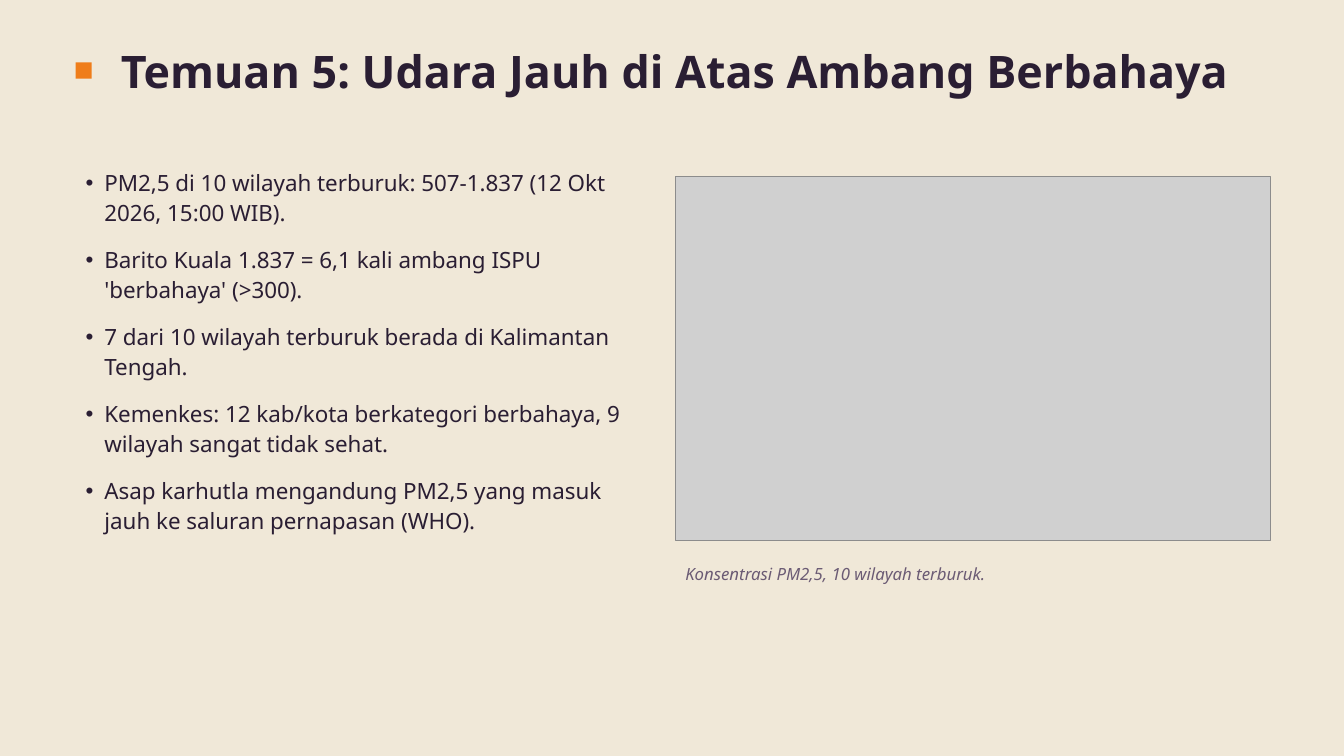
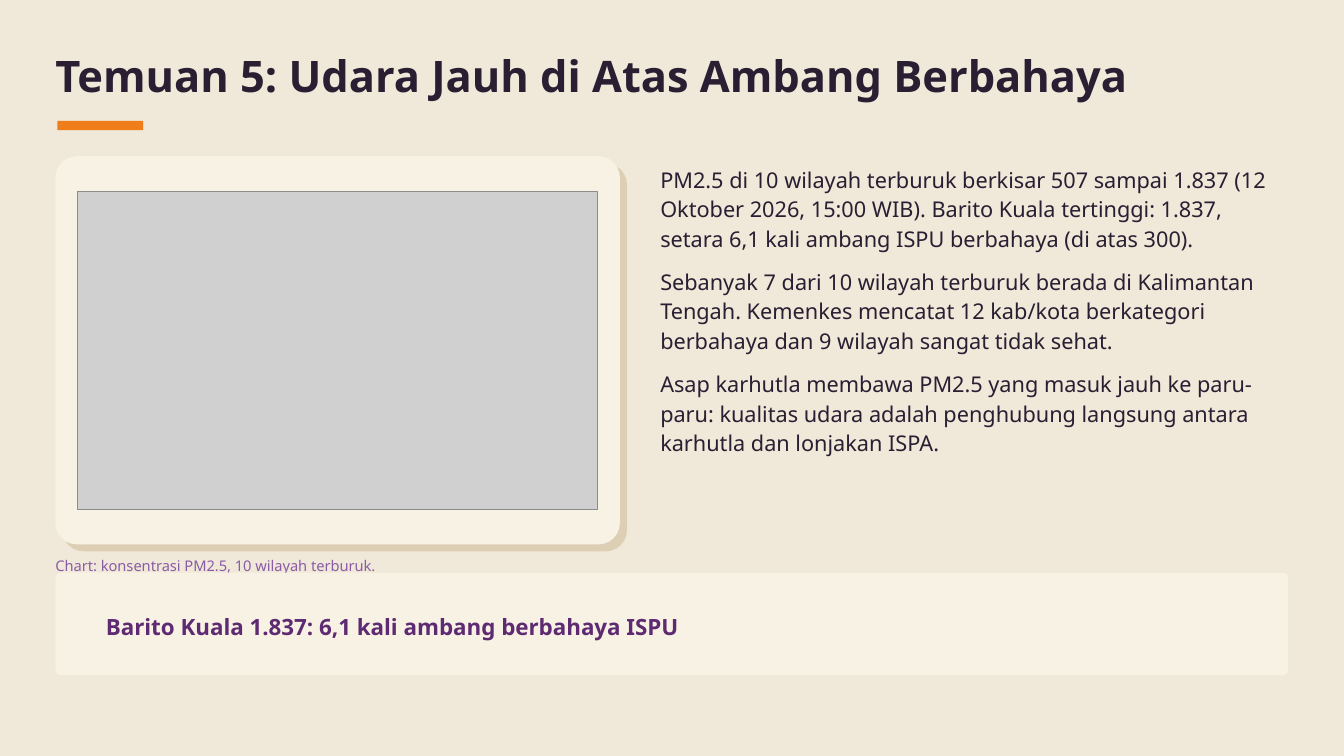
Before and after one commit to baghizash/ispa-indonesia-2026-analysis, a slide deck: slide 8 of Portofolio-Analisis-ISPA-Indonesia.pptx. Drawn at 1344x756 pixels with LibreOffice and Linux fonts; fonts in the diff are those of the drawing; grey boxes stand for pictures. Boxes give left, top, right and bottom in pixels: in the first picture for what was removed or moved away, otherwise in the second. Text is boxed around its words. In the diff, an @@ line names an element or a change of style, - is before the commit and + after.

```diff
--- a/Portofolio-Analisis-ISPA-Indonesia.pptx
+++ b/Portofolio-Analisis-ISPA-Indonesia.pptx
@@ text "Temuan 5: Udara Jauh di ..." moved from (x1=121, y1=54, x2=1227, y2=99) to (x1=55, y1=59, x2=1127, y2=103) @@
@@ text "Temuan 5: Udara Jauh di ..." at (x1=55, y1=59, x2=1127, y2=103): size 32 to 31 pt; line spacing 1 to 1.13 @@
@@ rectangle removed at (x1=76, y1=63, x2=92, y2=79) @@
@@ rounded rectangle added at (x1=57, y1=121, x2=143, y2=130), fill #EF7D1A @@
@@ rounded rectangle added at (x1=55, y1=156, x2=620, y2=544), fill #F8F2E4 @@
@@ rounded rectangle added at (x1=63, y1=163, x2=627, y2=552), fill #DDCFB4 @@
@@ text at (x1=660, y1=171, x2=1265, y2=456): text changed; size 16 to 15.5 pt @@
-• PM2,5 di 10 wilayah terburuk: 507-1.837 (12 Okt 2026, 15:00 WIB).
-• Barito Kuala 1.837 = 6,1 kali ambang ISPU 'berbahaya' (>300).
-• 7 dari 10 wilayah terburuk berada di Kalimantan Tengah.
-• Kemenkes: 12 kab/kota berkategori berbahaya, 9 wilayah sangat tidak sehat.
-• Asap karhutla mengandung PM2,5 yang masuk jauh ke saluran pernapasan (WHO).
+PM2.5 di 10 wilayah terburuk berkisar 507 sampai 1.837 (12 Oktober 2026, 15:00 WIB). Barito Kuala tertinggi: 1.837, setara 6,1 kali ambang ISPU berbahaya (di atas 300).
+Sebanyak 7 dari 10 wilayah terburuk berada di Kalimantan Tengah. Kemenkes mencatat 12 kab/kota berkategori berbahaya dan 9 wilayah sangat tidak sehat.
+Asap karhutla membawa PM2.5 yang masuk jauh ke paru-paru: kualitas udara adalah penghubung langsung antara karhutla dan lonjakan ISPA.
@@ picture resized from (x1=676, y1=176, x2=1270, y2=540) to (x1=78, y1=192, x2=598, y2=509) @@
@@ text at (x1=55, y1=560, x2=375, y2=573): text changed; size 12 to 10.5 pt; text colour #6B5B74 to #8A5CA6; italic off @@
-Konsentrasi PM2,5, 10 wilayah terburuk.
+Chart: konsentrasi PM2.5, 10 wilayah terburuk.
@@ rounded rectangle added at (x1=55, y1=573, x2=1289, y2=676), fill #F8F2E4 @@
@@ text added at (x1=106, y1=618, x2=678, y2=641), 16 pt, text #5E2A72, bold @@
+Barito Kuala 1.837: 6,1 kali ambang berbahaya ISPU
```
Also in this commit, not shown: 8 other slides changed, 1 slide added, 1 slide removed.
